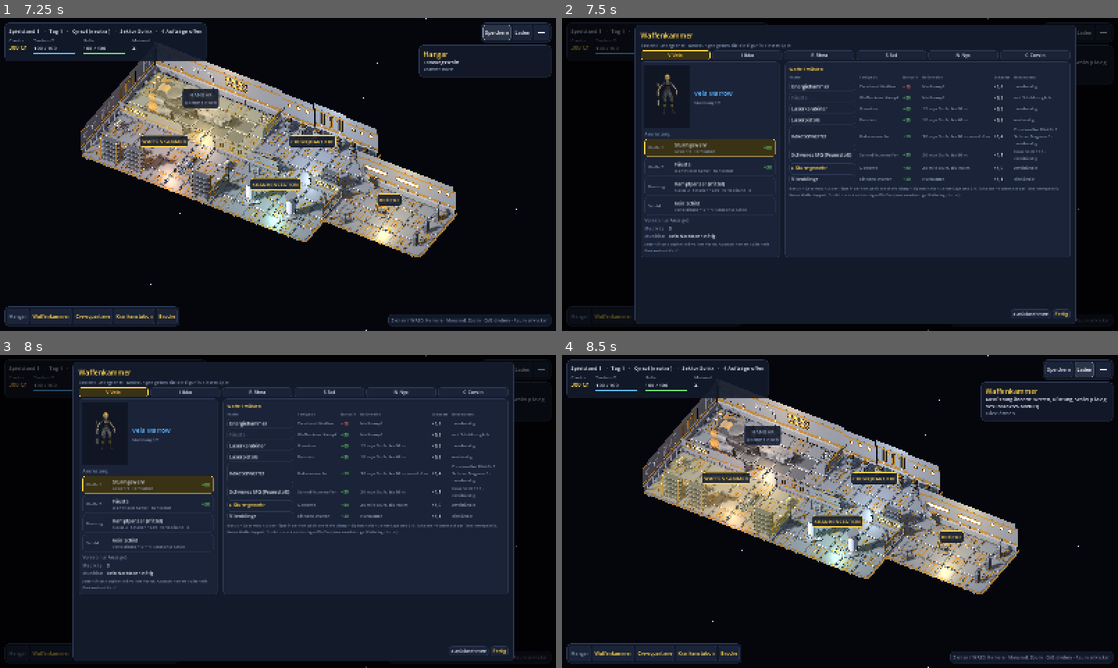
Above: before the commit, frames 1-4 (two rows, left to right).
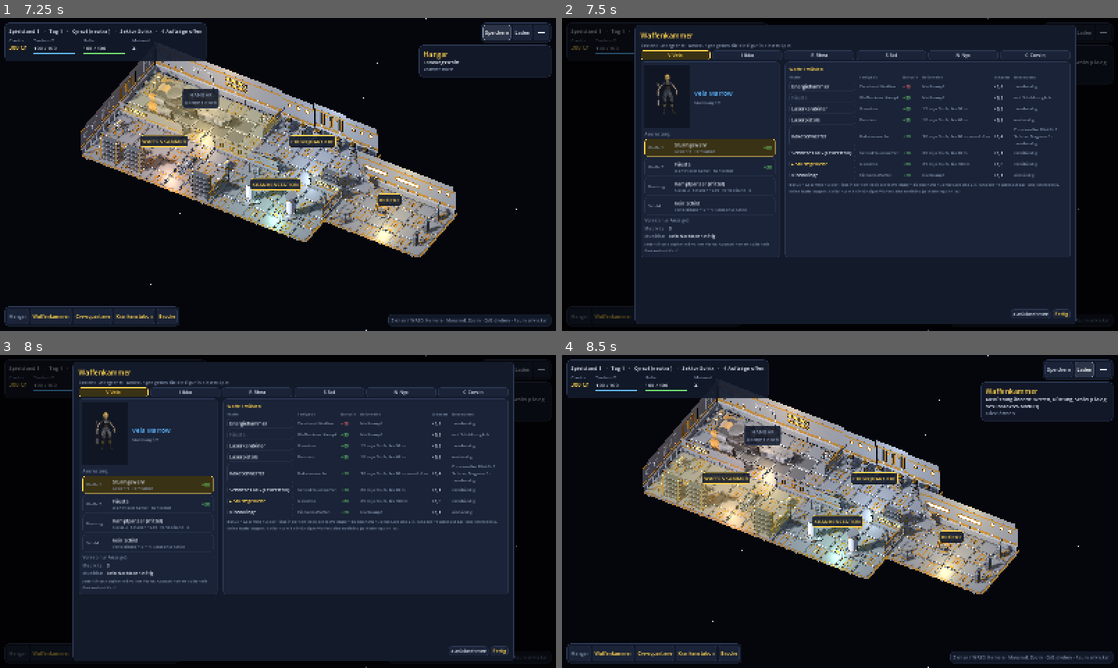
Above: after the commit, the same moments.

Repository: guenterpayer-sketch/past_the_Frontire
Game: Godot game, scene res://start.tscn
The game is run twice, just before and just after one commit, with the same random seed, the same clock (stepped at 60 frames per second) and the same inputs.
Inputs:
- Up to frame 1 (7.25 s): click "Neues Spiel" at 0.5 s; click "Neues Spiel" at 1.25 s; click "Roster" at 2 s; click "Schnellkampf (Bodenkampf ohne…" at 2.75 s; click "Einstellungen" at 3.5 s; click "Hier beginnen" at 4.25 s; click "Spiel starten" at 5 s; click "HANGAR kommt noch" at 5.75 s; click "Speichern" at 6.5 s
- Up to frame 2 (7.5 s): click "WAFFENKAMMER" at 7.25 s
- Up to frame 3 (8 s): no input
- Up to frame 4 (8.5 s): click "Laden" at 8 s

Frame 1 is identical in both runs. In frame 2, 2.0% of the frame differs, in the area x 40-90%, y 42-58%; in frame 3, 2.0%; in frame 4, nothing differs.

Commit message:
Bodenkampf: Munition – Arten mit Schiffsvorrat, 3 Magazine je Waffe, Feuerstoß +5 je Kugel, Verbrauch je Art im MissionResult, Hinweise im Briefing
Co-Authored-By: Claude Opus 5.5 <noreply@anthropic.com>
Claude-Session: https://claude.ai/code/session_01EmaLtJTtKdTkyowx6LL7sB

Diff:
--- /dev/null
+++ b/godot/core/ammo.gd
@@ -0,0 +1,94 @@
+class_name Ammo
+## Munition (Entscheidungen des Nutzers 15.10.2026, docs/Planung_Munition.md, docs/module/bodenkampf.md):
+## - Munitionsarten mit gemeinsamem Schiffsvorrat (TYPES); Waffen ohne Magazin brauchen keine Munition.
+## - Mitnahme je Waffe: MAGS Magazine, höchstens „Munition gesamt“ der Waffe, solange der Vorrat reicht
+##   (Trupp in Reihenfolge); Schnellkampf und Gegner: voll (Vorrat null).
+## - Feuerstoß: Schuss pro Angriff ≥ 2 gibt +BURST je abgefeuerter Kugel; reicht das Magazin nicht, mit dem Rest.
+
+const TYPES := {&"energie": "Energiezellen", &"projektil": "Projektil", &"raketen": "Raketen"}
+const MAGS := 3
+const BURST := 5
+
+
+## Schuss, die eine Figur mit dieser Waffe in den Einsatz mitnimmt, wenn genug Vorrat da ist
+static func carry(w: WeaponData) -> int:
+	if w.magazine <= 0:
+		return 0
+	var n := w.magazine * MAGS
+	return mini(n, w.ammo_total) if w.ammo_total > 0 else n
+
+
+## Feuerstoß-Bonus für n abgefeuerte Kugeln (Einzelschuss: 0)
+static func burst_bonus(n: int) -> int:
+	return n * BURST if n >= 2 else 0
+
+
+## Kugeln des nächsten Angriffs: Schuss pro Angriff, bei Magazin höchstens das Geladene
+static func shots_next(w: WeaponData, loaded: int) -> int:
+	var s := maxi(1, w.shots)
+	return mini(s, loaded) if w.magazine > 0 else s
+
+
+## Verteilung des Vorrats auf Waffenlisten (eine Liste je Figur, in Trupp-Reihenfolge).
+## stock: {Art: Schuss} oder null (= alles voll). Ergebnis:
+## {give: [{Waffen-ID: Schuss}, …] je Figur, short: [[Hinweis, …], …] je Figur, take: {Art: Schuss}}
+static func plan(loadouts: Array, stock: Variant) -> Dictionary:
+	var left := {}
+	if stock is Dictionary:
+		for t in TYPES:
+			left[t] = int(stock.get(t, stock.get(String(t), 0)))
+	var give: Array = []
+	var short: Array = []
+	var take := {}
+	for ws in loadouts:
+		var g := {}
+		var notes: Array[String] = []
+		for w: WeaponData in ws:
+			var want := carry(w)
+			if want <= 0:
+				continue
+			var n := want
+			if stock is Dictionary and w.ammo_type != &"":
+				n = mini(want, left.get(w.ammo_type, 0))
+				left[w.ammo_type] = left.get(w.ammo_type, 0) - n
+			g[w.id] = n
+			if w.ammo_type != &"":
+				take[w.ammo_type] = take.get(w.ammo_type, 0) + n
+			if n <= 0:
+				notes.append("%s: keine Munition" % w.name)
+			elif n < want:
+				notes.append("%s: nur %d von %d Schuss" % [w.name, n, want])
+		give.append(g)
+		short.append(notes)
+	return {"give": give, "short": short, "take": take}
+
+
+## Munition gemäß Plan in die Figuren legen (Magazin zuerst, Rest als Reserve)
+static func apply(units: Array, stock: Variant) -> Dictionary:
+	var loadouts: Array = []
+	for u: Combatant in units:
+		loadouts.append(u.weapons)
+	var p := plan(loadouts, stock)
+	for i in units.size():
+		var u: Combatant = units[i]
+		for w in u.weapons:
+			if w.magazine <= 0:
+				continue
+			var n: int = p.give[i].get(w.id, 0)
+			u.loaded[w.id] = mini(n, w.magazine)
+			u.ammo[w.id] = n - u.loaded[w.id]
+			u.ammo_start[w.id] = n
+	return p
+
+
+## Verbrauch je Munitionsart (Schuss) aller übergebenen Figuren
+static func used(units: Array) -> Dictionary:
+	var res := {}
+	for u: Combatant in units:
+		for w in u.weapons:
+			if w.magazine <= 0 or w.ammo_type == &"":
+				continue
+			var n: int = u.ammo_start.get(w.id, 0) - u.loaded.get(w.id, 0) - u.ammo.get(w.id, 0)
+			if n > 0:
+				res[String(w.ammo_type)] = res.get(String(w.ammo_type), 0) + n
+	return res
--- a/godot/core/combat.gd
+++ b/godot/core/combat.gd
@@ -575,7 +575,10 @@
 	if def.crouched and w.melee:
 		ob.append({"label": "Ziel geduckt", "val": CROUCH_MELEE_OB})
 	if w.ob_bonus:
-		ob.append({"label": w.name if w.power != "" else "Feuerstoß", "val": w.ob_bonus})
+		ob.append({"label": w.name if w.power != "" else "Bonus", "val": w.ob_bonus})
+	var burst := Ammo.shots_next(w, att.loaded.get(w.id, 0))
+	if Ammo.burst_bonus(burst):
+		ob.append({"label": "Feuerstoß ×%d" % burst, "val": Ammo.burst_bonus(burst)})
 	if def.buffs.has("ablenkfeld") and not w.melee:
 		ob.append({"label": "Ablenkfeld", "val": -def.buffs.ablenkfeld.val})
 	if def.buffs.has("schwachstelle") and def.team != att.team:
@@ -678,7 +681,7 @@
 	if w.pp_cost and pay:
 		u.pp -= w.pp_cost
 	if w.magazine:
-		u.loaded[w.id] -= 1
+		u.loaded[w.id] -= Ammo.shots_next(w, u.loaded[w.id])
 	var roll := Dice.open_d100(w.fumble)
 	rolled.emit(roll, "%s%s → %s (%s)" % ["Feuerbereitschaft: " if tag else "", u.name, target.name, w.name])
 	Rules.award_xp(u, w.skill, 1)
--- a/godot/core/combatant.gd
+++ b/godot/core/combatant.gd
@@ -37,6 +37,7 @@
 var medkit_start := 0
 var loaded := {}   # Waffen-ID -> Schuss in der Waffe
 var ammo := {}     # Waffen-ID -> Reserve
+var ammo_start := {}   # Waffen-ID -> mitgenommene Schuss (für den Verbrauch)
 
 var pos := Vector2i.ZERO
 var facing := 0
@@ -109,9 +110,11 @@
 	if ch.injury == Injury.LIGHT:
 		u.malus = Injury.LIGHT_MALUS
 	for w in u.weapons:
-		if w.magazine > 0:
-			u.loaded[w.id] = w.magazine
-			u.ammo[w.id] = w.ammo_total - w.magazine
+		if w.magazine > 0:   # voll; den Schiffsvorrat legt Ammo.apply() darüber
+			var n := Ammo.carry(w)
+			u.loaded[w.id] = mini(n, w.magazine)
+			u.ammo[w.id] = n - u.loaded[w.id]
+			u.ammo_start[w.id] = n
 	u.facing = 0 if u.is_crew else 3
 	return u
 
--- a/godot/core/mission_result.gd
+++ b/godot/core/mission_result.gd
@@ -8,7 +8,8 @@
 ##          worst_crit: ""/"A"–"E" (schwerster erlittener Kritischer),
 ##          dying: am Ende sterbend und nicht stabilisiert, stabilized: sterbend, aber per Erster Hilfe stabilisiert,
 ##          died: tot (nur durch den Todeswurf, wenn die ganze Crew gefallen ist),
-##          used: {medkits, ammo: {Waffen-ID: Schuss}}}}}
+##          used: {medkits, ammo: {Waffen-ID: Schuss}}}},
+##  ammo_used: {Munitionsart: Schuss} (ganze Crew, für den Schiffsvorrat; Ammo.TYPES)}
 
 ## freie EP pro Einsatz für jede Figur (dazu bei Sieg die Missionsbelohnung)
 const FREE_XP := 3
@@ -23,7 +24,7 @@
 		var ammo := {}
 		for w in u.weapons:
 			if w.magazine > 0:
-				var n: int = w.ammo_total - u.loaded.get(w.id, 0) - u.ammo.get(w.id, 0)
+				var n: int = u.ammo_start.get(w.id, 0) - u.loaded.get(w.id, 0) - u.ammo.get(w.id, 0)
 				if n > 0:
 					ammo[String(w.id)] = n
 		units[u.id] = {
@@ -38,4 +39,4 @@
 			"used": {"medkits": u.medkit_start - u.medkit, "ammo": ammo},
 		}
 	return {"outcome": c.result, "mission": mission.title if mission else "", "rounds": c.round_no,
-		"reward_xp": reward, "units": units}
+		"reward_xp": reward, "units": units, "ammo_used": Ammo.used(c.crew())}
--- a/godot/data/types/weapon_data.gd
+++ b/godot/data/types/weapon_data.gd
@@ -19,11 +19,15 @@
 @export var fumble := 2
 ## Schadensfaktor
 @export var damage := 1.0
-## Zusätzlicher Angriffsbonus (Feuerstoß)
+## Zusätzlicher fester Angriffsbonus (z. B. Psi-Angriffe); der Feuerstoß ergibt sich aus shots (Ammo.burst_bonus)
 @export var ob_bonus := 0
-## Schuss pro Ladung (0 = kein Nachladen nötig)
+## Schuss pro Angriff (Feuerstoß ab 2: +5 je Kugel, Ammo.BURST)
+@export var shots := 1
+## Munitionsart für den Schiffsvorrat (Ammo.TYPES: energie, projektil, raketen; leer = keine)
+@export var ammo_type: StringName = &""
+## Schuss pro Ladung (0 = unbegrenzt, kein Nachladen nötig)
 @export var magazine := 0
-## Schuss insgesamt
+## Höchstens mitgeführte Schuss (0 = nur Ammo.MAGS Magazine)
 @export var ammo_total := 0
 ## Abzug der Druckwelle je Ring (1,5 m, 3 m)
 @export var splash: PackedInt32Array = PackedInt32Array()
--- a/godot/data/weapons/laserkarabiner.tres
+++ b/godot/data/weapons/laserkarabiner.tres
@@ -6,6 +6,7 @@
 
 [resource]
 script = ExtResource("1_ajxnu")
+ammo_type = &"energie"
 id = &"laserkarabiner"
 name = "Laserkarabiner"
 skill = &"gewehre"
--- a/godot/data/weapons/laserpistole.tres
+++ b/godot/data/weapons/laserpistole.tres
@@ -6,6 +6,7 @@
 
 [resource]
 script = ExtResource("1_eafsl")
+ammo_type = &"energie"
 id = &"laserpistole"
 name = "Laserpistole"
 skill = &"pistolen"
--- a/godot/data/weapons/mg.tres
+++ b/godot/data/weapons/mg.tres
@@ -6,6 +6,7 @@
 
 [resource]
 script = ExtResource("1_sygx0")
+ammo_type = &"projektil"
 id = &"mg"
 name = "Schweres MG (Feuerstoß)"
 skill = &"schnellfeuer"
@@ -14,7 +15,7 @@
 stages = 4
 fumble = 5
 damage = 1.1
-ob_bonus = 15
+shots = 3
 splash = PackedInt32Array()
 model = ExtResource("1_acstc")
 length_m = 1.1
--- a/godot/data/weapons/raketenwerfer.tres
+++ b/godot/data/weapons/raketenwerfer.tres
@@ -6,6 +6,7 @@
 
 [resource]
 script = ExtResource("1_2joey")
+ammo_type = &"raketen"
 id = &"raketenwerfer"
 name = "Raketenwerfer"
 skill = &"raketenwerfer"
--- a/godot/data/weapons/sturmgewehr.tres
+++ b/godot/data/weapons/sturmgewehr.tres
@@ -6,6 +6,7 @@
 
 [resource]
 script = ExtResource("1_arse7")
+ammo_type = &"projektil"
 id = &"sturmgewehr"
 name = "Sturmgewehr"
 skill = &"gewehre"
--- a/godot/tests/test_rules.gd
+++ b/godot/tests/test_rules.gd
@@ -32,6 +32,7 @@
 	_test_deploy()
 	_test_dying()
 	_test_psi()
+	_test_ammo()
 	print("OK" if fails == 0 else "%d FEHLER" % fails)
 	quit(1 if fails else 0)
 
@@ -712,3 +713,56 @@
 	check(PsiListView.preview_hint(ch, &"lAngriff") == "verfügbar: Psi-Nadel, Psi-Stoß, Lähmen · Rang 6: Psi-Lanze", "Psi: Vorschau gelernte Liste")
 	ch.skills[&"lAngriff"].rank = 8
 	check(PsiListView.next_hint(ch, &"lAngriff") == "alle Kräfte verfügbar", "Psi: alles verfügbar")
+
+
+## Munition: Mitnahme aus dem Schiffsvorrat, Feuerstoß, Verbrauch je Art, KI mit leeren Waffen
+func _test_ammo() -> void:
+	var by_id := {}
+	for w in GameData.weapons():
+		by_id[w.id] = w
+	check(Ammo.carry(by_id[&"raketenwerfer"]) == 2, "Raketenwerfer: 3 Magazine, höchstens Munition gesamt (2)")
+	check(Ammo.carry(by_id[&"mg"]) == 0 and by_id[&"mg"].shots == 3 and by_id[&"mg"].ob_bonus == 0, "MG: unbegrenzt, Feuerstoß 3 statt festem Bonus")
+	check(by_id[&"laserkarabiner"].ammo_type == &"energie" and by_id[&"sturmgewehr"].ammo_type == &"projektil" and by_id[&"raketenwerfer"].ammo_type == &"raketen", "Munitionsarten zugeordnet")
+	check(Ammo.burst_bonus(1) == 0 and Ammo.burst_bonus(2) == 10 and Ammo.burst_bonus(3) == 15, "Feuerstoß +5 je Kugel ab 2")
+	var w := WeaponData.new()
+	w.id = &"test_mg"
+	w.name = "Test-MG"
+	w.magazine = 30
+	w.shots = 3
+	w.ammo_type = &"projektil"
+	check(Ammo.carry(w) == 90 and Ammo.shots_next(w, 30) == 3 and Ammo.shots_next(w, 2) == 2, "3 Magazine; Rest-Feuerstoß")
+	var p := Ammo.plan([[w], [w]], {&"projektil": 50})
+	check(p.give[0][&"test_mg"] == 50 and p.give[1][&"test_mg"] == 0 and p.take[&"projektil"] == 50, "Vorrat reicht nur für die erste Figur")
+	check(p.short[0].size() == 1 and "nur 50" in p.short[0][0] and "keine Munition" in p.short[1][0], "Hinweise bei knapper Munition")
+	check(Ammo.plan([[w]], null).give[0][&"test_mg"] == 90, "ohne Vorrat (Schnellkampf): voll")
+	# Verbrauch und Rückmeldung
+	var c := Combat.new(MapGenerator.generate(4711, "klein"), Roster.build_crew(Roster.start_crew()), Roster.build_units(Mission.generate(4711).enemies, &"enemy"))
+	var u := c.crew()[0]
+	u.weapons.append(w)
+	Ammo.apply(c.crew(), {&"projektil": 40, &"raketen": 1})
+	check(u.loaded[&"test_mg"] == 30 and u.ammo[&"test_mg"] == 10, "Magazin voll, Rest als Reserve")
+	u.loaded[&"test_mg"] -= Ammo.shots_next(w, u.loaded[&"test_mg"])
+	check(u.loaded[&"test_mg"] == 27, "ein Feuerstoß verbraucht 3 Schuss")
+	var used := Ammo.used(c.crew())
+	check(used.get("projektil", 0) == 3, "Verbrauch je Munitionsart")
+	for e in c.enemies():
+		e.state = Combatant.State.DEAD
+	c.check_end()
+	check(MissionResult.from_combat(c).ammo_used.get("projektil", 0) == 3, "MissionResult meldet ammo_used")
+	# KI: Crew nur mit leeren Waffen darf den Kampf nicht aufhalten
+	Dice.set_seed(11)
+	var c2 := Combat.new(MapGenerator.generate(4712, "klein"), Roster.build_crew(Roster.start_crew()), Roster.build_units(Mission.generate(4712).enemies, &"enemy"))
+	for cu in c2.crew():
+		var ew := w.duplicate()
+		ew.id = StringName("leer_%s" % cu.id)
+		cu.weapons.assign([ew])
+		cu.weapon = ew
+	Ammo.apply(c2.crew(), {})
+	check(c2.usable_weapons(c2.crew()[0]).is_empty(), "leere Waffe nicht nutzbar")
+	var ai := CombatAI.new()
+	c2.start()
+	var steps := 0
+	while c2.result == &"" and steps < 5000 and c2.round_no <= 60:
+		ai.act(c2)
+		steps += 1
+	check(c2.result != &"" or c2.round_no > 60, "KI mit leeren Waffen hängt nicht (Ergebnis %s, Runde %d)" % [c2.result, c2.round_no])
--- a/godot/ui/action_panel.gd
+++ b/godot/ui/action_panel.gd
@@ -56,14 +56,16 @@
 	var wflow := _flow()
 	var usable := c.usable_weapons(u)
 	for wd in u.weapons:
-		var extra := ""
+		var extra := (" ×%d" % wd.shots) if wd.shots > 1 else ""   # Feuerstoß
+		var empty := wd.magazine > 0 and u.loaded.get(wd.id, 0) <= 0 and u.ammo.get(wd.id, 0) <= 0
 		if wd.magazine:
-			extra = " %d/%d" % [u.loaded.get(wd.id, 0), wd.magazine]
+			extra += " · %d/%d" % [u.loaded.get(wd.id, 0), wd.magazine] if not empty else " · ohne Munition"
 		elif wd.pp_cost:
 			extra = " %d PP" % wd.pp_cost
 		var b := _btn("%s%s%s" % [wd.name, " ✓" if wd == u.weapon else "", extra], &"weapon", wd, wd == w, dis.call(usable.has(wd)))
 		b.tooltip_text = "%s%s, %s, max. %d m%s" % [wd.name, extra, "Nahkampf" if wd.melee else "%d m/Stufe" % wd.inc_m, wd.max_range_m(),
-			(" · Reserve %d" % u.ammo.get(wd.id, 0)) if wd.magazine else ""]
+			(" · Reserve %d" % u.ammo.get(wd.id, 0)) if wd.magazine else ""] + (
+			"\nFeuerstoß: %d Schuss pro Angriff, +%d (+%d je Kugel)" % [wd.shots, Ammo.burst_bonus(wd.shots), Ammo.BURST] if wd.shots > 1 else "")
 		if wd.power != "":
 			_psi_border(b)
 			b.tooltip_text = psi_tip(PsiCombat.list_of(wd.power), PsiCombat.level_of(wd.power))
--- a/godot/ui/briefing_dialog.gd
+++ b/godot/ui/briefing_dialog.gd
@@ -18,6 +18,9 @@
 var hub_mode := false
 ## Schnellkampf aus dem Startmenü: Figuren aus dem globalen Roster
 var quick := false
+## Schiffsvorrat je Munitionsart ({Art: Schuss}) oder null = alles voll (von Battle gesetzt)
+var ammo_stock: Variant = null
+var _ammo_line: Label
 var _cands: Array[Dictionary] = []
 var _sel: Array[Character] = []
 var _tiles := {}          # Character -> Button
@@ -163,6 +166,9 @@
 				grid.add_child(b)
 				_tiles[c.ch] = b
 	right.add_child(grid)
+	_ammo_line = UiTheme.label("", 13, SUB)
+	_ammo_line.autowrap_mode = TextServer.AUTOWRAP_WORD_SMART
+	right.add_child(_ammo_line)
 	_warn = PanelContainer.new()
 	_warn.add_theme_stylebox_override("panel", UiTheme.box(UiTheme.BG, HURT, 8, 10))
 	_warn_text = UiTheme.label("", 14, Color("ffcf9e"))
@@ -222,6 +228,9 @@
 	spacer.size_flags_vertical = Control.SIZE_EXPAND_FILL
 	spacer.mouse_filter = Control.MOUSE_FILTER_IGNORE
 	v.add_child(spacer)
+	var ammo := _line("", 12, HURT)
+	ammo.name = "Ammo"
+	v.add_child(ammo)
 	var state := "einsatzbereit"
 	var col := UiTheme.MUTED
 	if c.locked:
@@ -233,6 +242,28 @@
 	v.add_child(_line(state, 12, col))
 	b.tooltip_text = "%s (%s)\n%s\n%s\n%s" % [ch.name, ch.role, weapons, armor, state]
 	return b
+
+
+## Munition: Hinweis auf den Kacheln der Gewählten, Zeile mit Schiffsvorrat und Mitnahme (Ammo.plan)
+func _refresh_ammo() -> void:
+	var loadouts: Array = []
+	for ch in _sel:
+		loadouts.append(ch.weapons)
+	var p := Ammo.plan(loadouts, ammo_stock)
+	for ch in _tiles:
+		var l := (_tiles[ch] as Button).find_child("Ammo", true, false) as Label
+		var i := _sel.find(ch)
+		l.text = " · ".join(p.short[i]) if i >= 0 else ""
+		l.tooltip_text = l.text
+	if _ammo_line == null:
+		return
+	_ammo_line.visible = ammo_stock is Dictionary
+	if ammo_stock is Dictionary:
+		var parts: Array[String] = []
+		for t in Ammo.TYPES:
+			var have := int(ammo_stock.get(t, ammo_stock.get(String(t), 0)))
+			parts.append("%s %d (Trupp nimmt %d)" % [Ammo.TYPES[t], have, p.take.get(t, 0)])
+		_ammo_line.text = "Munition an Bord: " + " · ".join(parts)
 
 
 func _line(text: String, size: int, color: Color) -> Label:
@@ -265,6 +296,7 @@
 			b.add_theme_stylebox_override(s, sb)
 		b.add_theme_stylebox_override("hover", hover)
 		(b.find_child("Mark", true, false) as Label).text = "✓" if on else ""
+	_refresh_ammo()
 	if _count == null:
 		return
 	var n := _sel.size()
--- a/godot/view/battle.gd
+++ b/godot/view/battle.gd
@@ -106,6 +106,7 @@
 	Music.play(Music.BRIEFING)   # Briefing und Runde 0 (Musikspieler des Hubs)
 	var map := MapGenerator.generate(seed_value, mission.size_id)
 	combat = Combat.new(map, Roster.build_crew(squad), Roster.build_units(mission.enemies, &"enemy"))
+	Ammo.apply(combat.crew(), ammo_stock())   # Munition aus dem Schiffsvorrat (Gegner: voll)
 	ai = CombatAI.new()
 	player = PlayerController.new(combat)
 	map_view.theme = GameData.hall_theme()
@@ -135,6 +136,7 @@
 	deploy_sel = combat.crew()[0] if not combat.crew().is_empty() else null
 	_mark_current(deploy_sel)
 	if briefing:
+		ui.briefing.ammo_stock = ammo_stock()
 		ui.briefing.show_mission(mission, candidates, squad)
 	_dirty = true
 
@@ -170,6 +172,15 @@
 	squad = sel.duplicate()
 	_keep_squad = true
 	new_battle(_seed, mission.size_id, "", false, mission)
+
+
+## Schiffsvorrat je Munitionsart (Schnittstelle zum Hub: HubState.game.ammo = {Art: Schuss});
+## null = alles voll (Schnellkampf, Testkampf ohne Schiff, Hub ohne Vorrat)
+func ammo_stock() -> Variant:
+	if HubState.quick_battle or HubState.game == null or not HubState.in_mission():
+		return null
+	var st: Variant = HubState.game.get("ammo")
+	return st if st is Dictionary else null
 
 
 ## Kampf vorbei: Ergebnis an das Charakter-Modul geben (dort verbucht und gespeichert), dann
@@ -692,6 +703,7 @@
 			else:
 				new_battle(randi() % 1000000, "", arg)
 		&"briefing":
+			ui.briefing.ammo_stock = ammo_stock()
 			ui.briefing.show_mission(mission, candidates, squad)
 		&"psi_tab":
 			player.psi_tab = arg
--- a/godot/view/figure/procedural_figure.gd
+++ b/godot/view/figure/procedural_figure.gd
@@ -96,7 +96,7 @@
 	elif not w.splash.is_empty():
 		_part(_box(Vector3(0.18, 0.18, 1.1)), Vector3(0.28, 1.45, -0.2), Color(0.3, 0.33, 0.28))
 	else:
-		var length := 0.95 if w.ob_bonus > 0 else (0.8 if w.inc_m >= 15 else 0.45)
+		var length := 0.95 if w.shots > 1 else (0.8 if w.inc_m >= 15 else 0.45)
 		_part(_box(Vector3(0.08, 0.12, length)), Vector3(0.2, 1.18, -0.2 - length / 2.0), dark)
 		_part(_box(Vector3(0.07, 0.16, 0.12)), Vector3(0.2, 1.08, -0.3), dark)
 	if u.shield:
Not shown, added: godot/core/ammo.gd.uid
Not shown, changed: docs/Skillsystem.md
Not shown, changed: docs/module/bodenkampf.md
